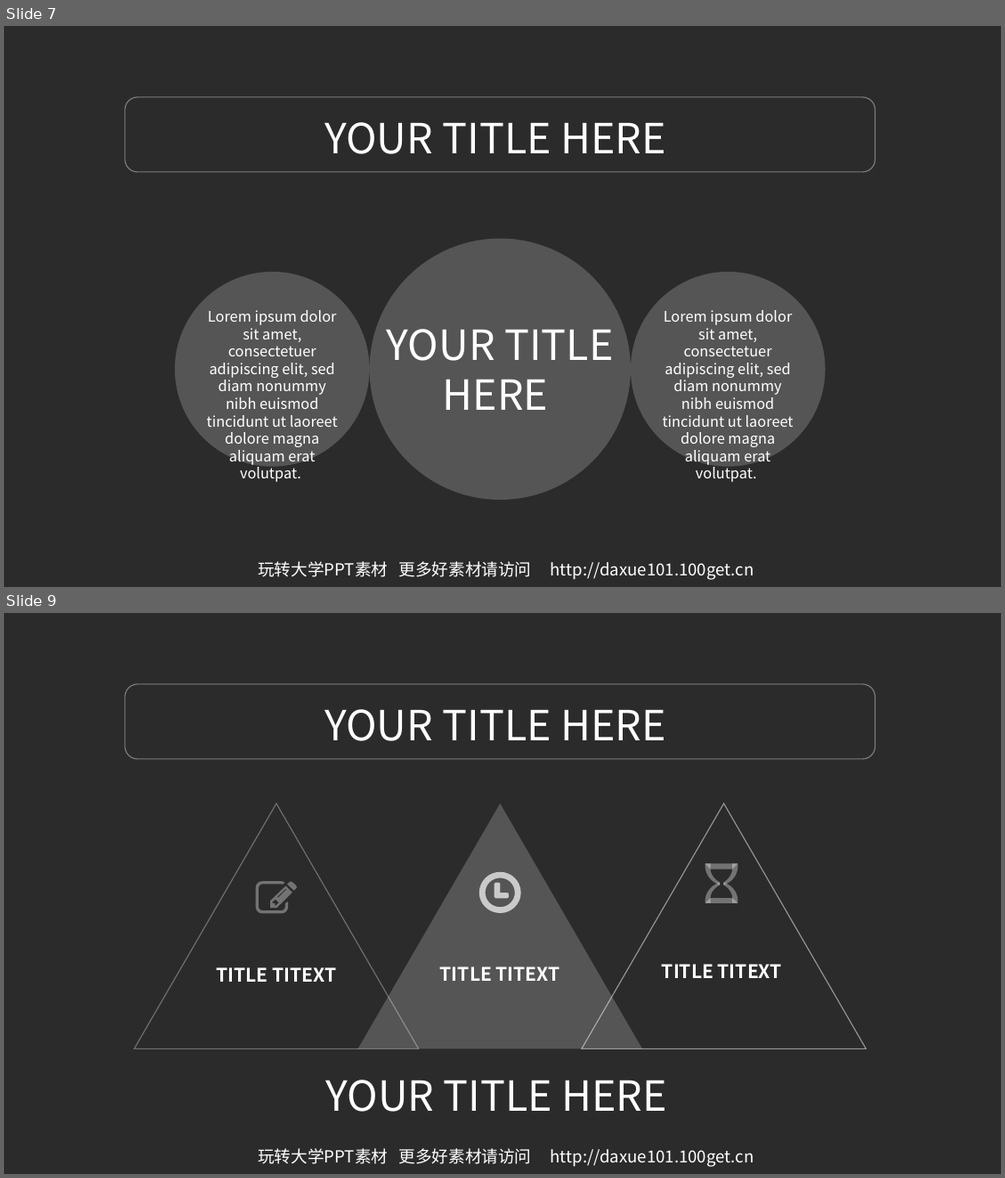
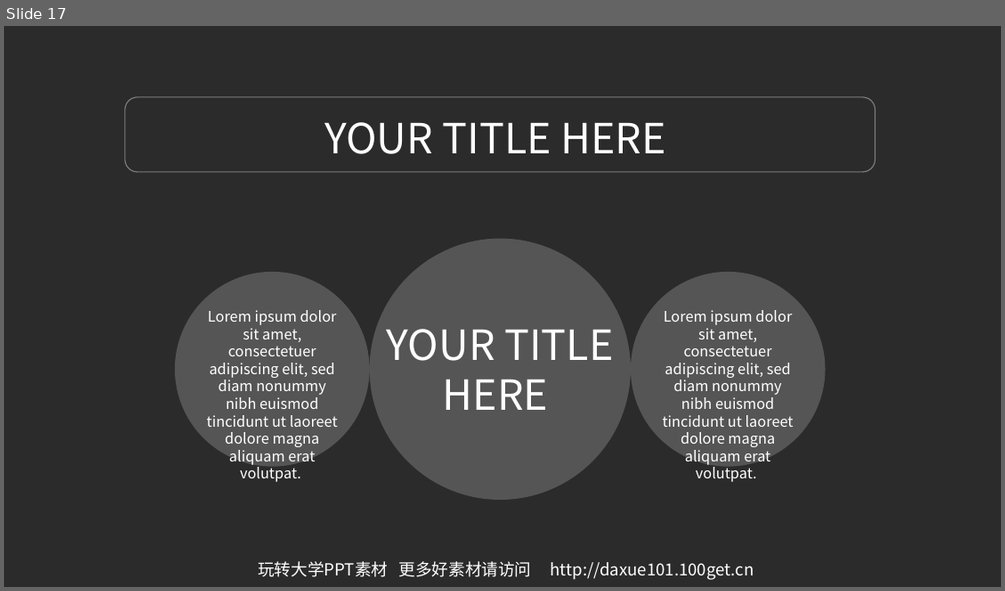
Before and after one commit to JengTallis/ECJam-1, a slide deck: 03.玩转大学PPT高档模板-IOS风格简约蓝ppt模板.ppt. Shown one above the other, each under a label of ours: slides 7 and 9 before the commit, slide 17 after it; the slides between them are not shown. The pictures are 1005x1178 and 1005x591 pixels, drawn with LibreOffice and Linux fonts; fonts in the diff are those of the drawing; background and template pictures are left out; a plain dark background stands for a picture behind light text. Boxes give left, top, right and bottom in pixels: in the first picture for what was removed or moved away, otherwise in the second. Text is boxed around its words. In the diff, an @@ line names an element or a change of style, - is before the commit and + after.

```diff
--- a/03.玩转大学PPT高档模板-IOS风格简约蓝ppt模板.ppt
+++ b/03.玩转大学PPT高档模板-IOS风格简约蓝ppt模板.ppt
@@ slide 9 removed at bbox=[4, 613, 1001, 1174], background picture (left out) @@
@@ rounded rectangle removed at bbox=[125, 684, 874, 759] @@
@@ text removed at bbox=[324, 709, 665, 741] @@
-YOUR TITLE HERE
@@ group removed at bbox=[134, 803, 866, 1048]: 8 freeform shapes, 3 triangles, 3 texts @@
-TITLE TITEXT
-TITLE TITEXT
-TITLE TITEXT
@@ text removed at bbox=[325, 1079, 666, 1111] @@
-YOUR TITLE HERE
@@ text removed at bbox=[258, 1148, 754, 1167] @@
-玩转大学PPT素材 更多好素材请访问 http://daxue101.100get.cn
@@ what was slide 7 is now slide 17 @@
```
Also in this commit, not shown: 5 slides changed, 13 slides added, 3 other slides removed, 1 other file.
